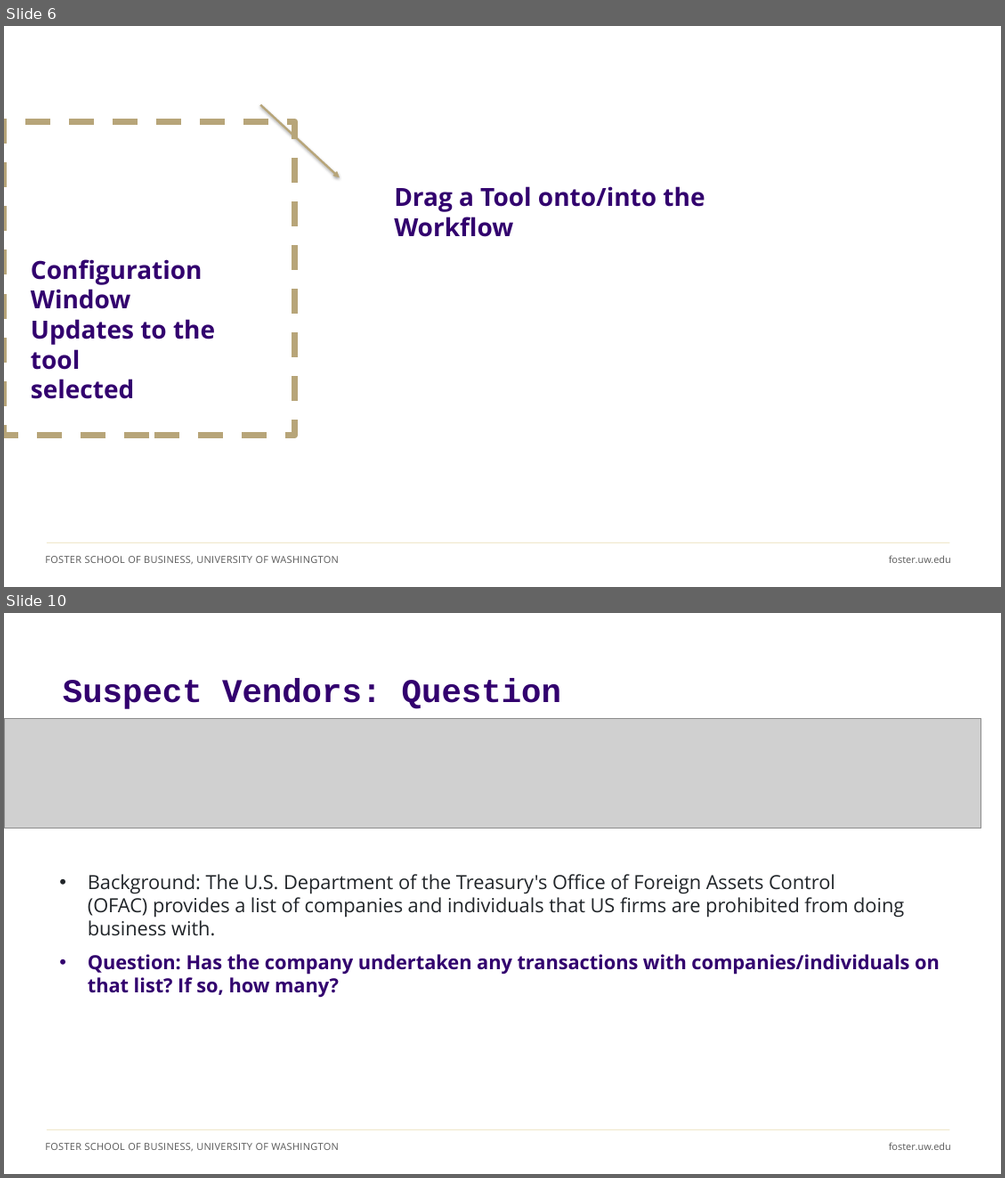
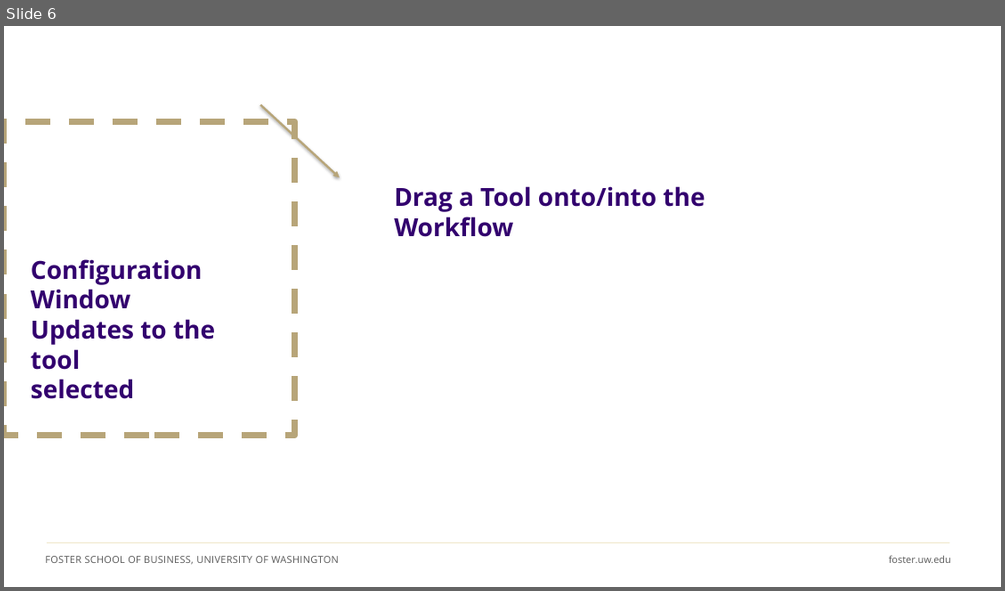
Before and after one commit to ashercurtis/slides.io, a slide deck: ACCTG320/ACCTG320Class11_2026.pptx. Shown one above the other, each under a label of ours: slides 6 and 10 before the commit, slide 6 after it; the slides between them are not shown. The pictures are 1005x1178 and 1005x591 pixels, drawn with LibreOffice and Linux fonts; fonts in the diff are those of the drawing; grey boxes stand for pictures; background and template pictures are left out. Boxes give left, top, right and bottom in pixels: in the first picture for what was removed or moved away, otherwise in the second. Text is boxed around its words. In the diff, an @@ line names an element or a change of style, - is before the commit and + after.

```diff
--- a/ACCTG320/ACCTG320Class11_2026.pptx
+++ b/ACCTG320/ACCTG320Class11_2026.pptx
@@ slide 10 removed at (4,613,1001,1174), background #FFFFFF; not listed: 3 template elements that a slide beside it also shows @@
@@ title removed at (63,678,561,709) @@
-Suspect Vendors: Question
@@ picture removed at (4,718,981,828) @@
@@ text removed at (88,874,939,997) @@
-• Background: The U.S. Department of the Treasury's Office of Foreign Assets Control (OFAC) provides a list of companies and individuals that US firms are prohibited from doing business with.
-• Question: Has the company undertaken any transactions with companies/individuals on that list? If so, how many?
```
Also in this commit, not shown: 7 slides changed, 3 slides added, 9 other slides removed, 1 other file.
